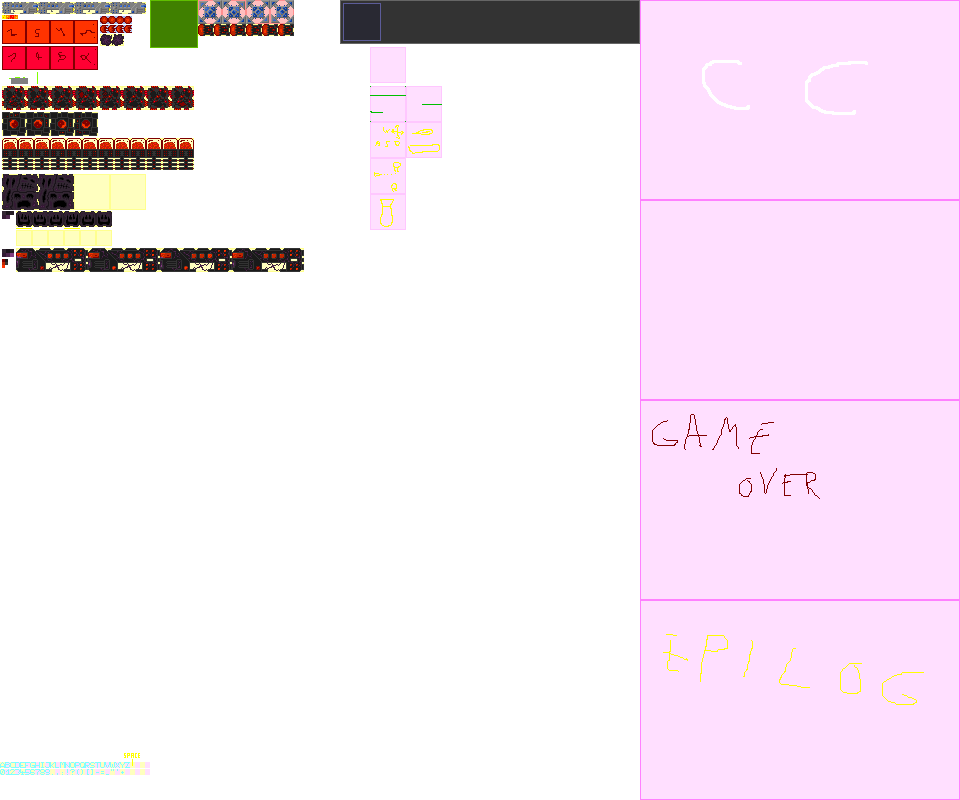
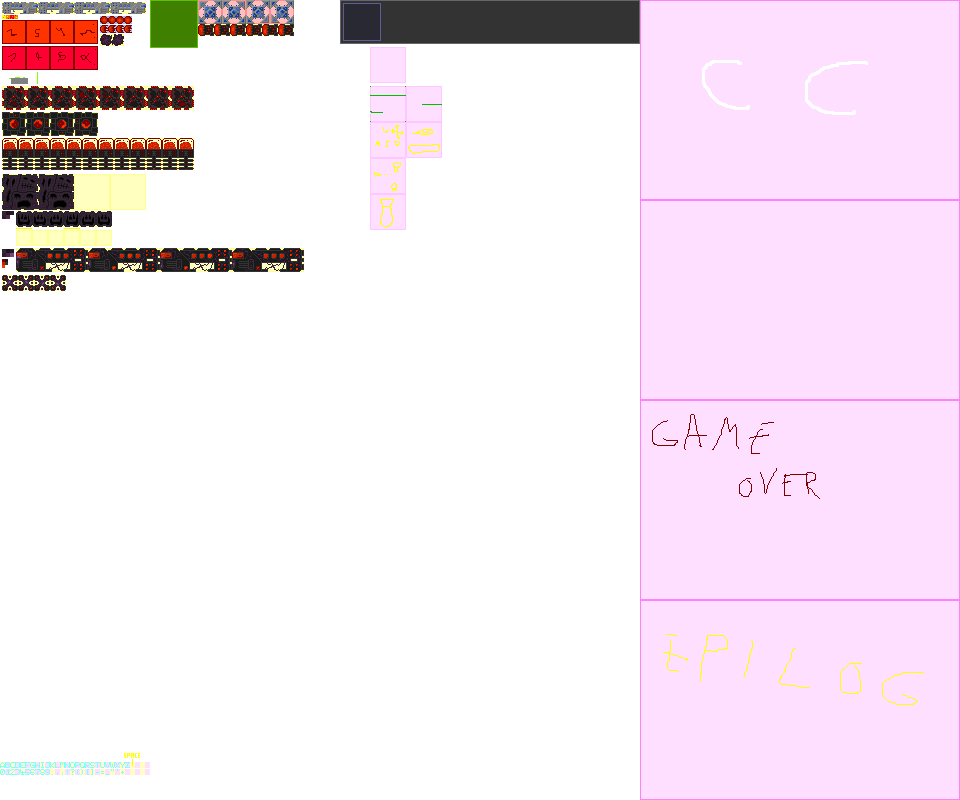
Comparing the layer stacks of the two 960px x 800px images. Changes:
painted on "sprites" over <box>2,275,66,291</box>
painted on "helpers" over <box>2,275,66,291</box>
